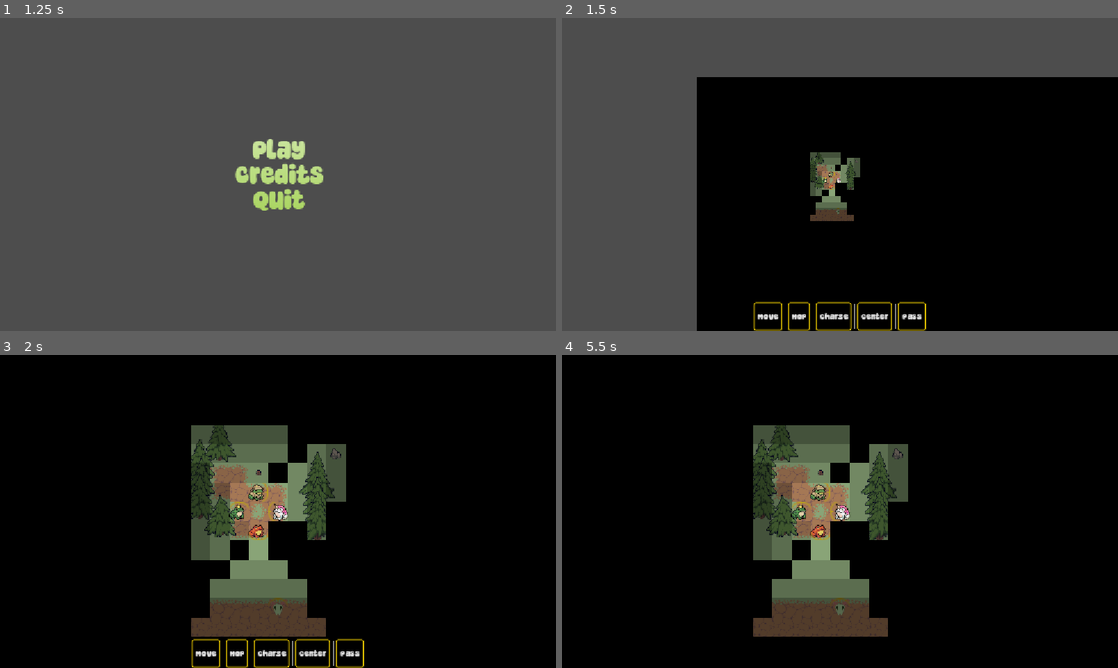
Above: before the commit, frames 1-4 (two rows, left to right).
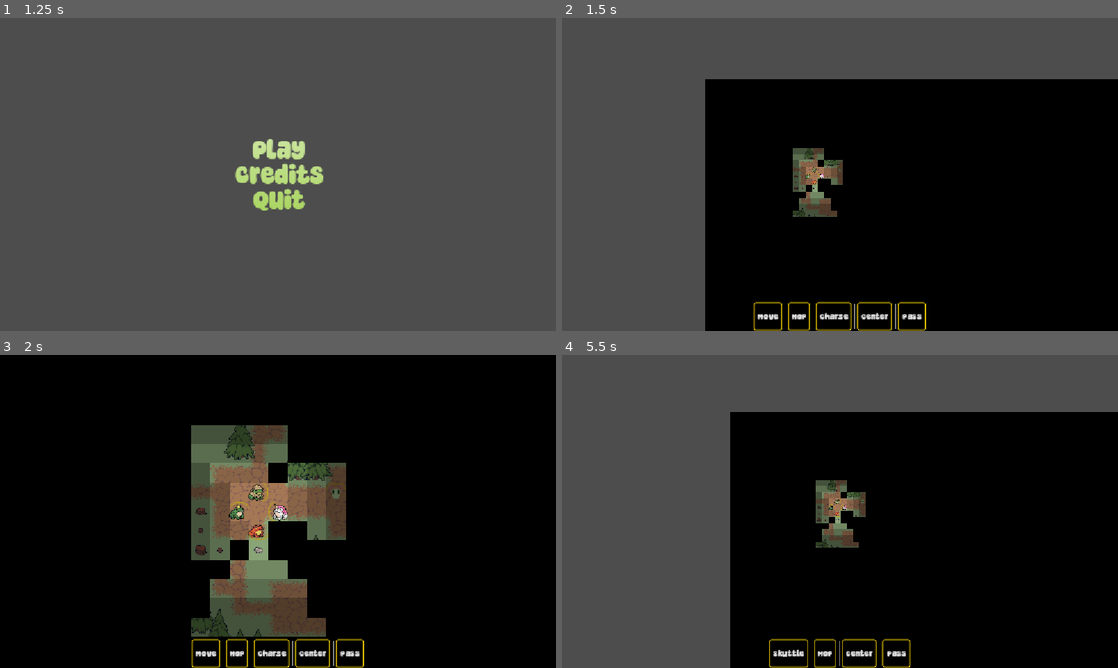
Above: after the commit, the same moments.

Repository: Habidakus/wild-jam-98-signal
Game: Godot game, scene res://scenes/main.tscn
The game is run twice, just before and just after one commit, with the same random seed, the same clock (stepped at 60 frames per second) and the same inputs.
Inputs (mouse positions are in pixels of both pictures, inside the frame that each line leads up to):
- Up to frame 1 (1.25 s): tap Enter at 0.5 s; move the mouse to (400, 158) at 0.52 s; click (400, 158) at 0.67 s
- Up to frame 2 (1.5 s): click "Play" at 1.25 s
- Up to frame 3 (2 s): no input
- Up to frame 4 (5.5 s): click "Move" at 2 s; click "Hop" at 2.75 s; click "Charge" at 3.5 s; click "Center" at 4.25 s; click "Pass" at 5 s

Frame 1 is identical in both runs. In frame 2, 3.7% of the frame differs, in the area x 24-100%, y 18-100%; in frame 3, 6.5%; in frame 4, 57%, in the area x 0-100%, y 0-100%.

Commit message:
Added victory and defeat conditions, added music player, updated credits

Diff:
--- a/project.godot
+++ b/project.godot
@@ -15,6 +15,10 @@
 config/features=PackedStringArray("4.7", "GL Compatibility")
 boot_splash/image="uid://dqd4hclluv2vb"
 config/icon="res://icon.svg"
+
+[autoload]
+
+GlobalMusic="*uid://dgioidd8h8iqi"
 
 [display]
 
--- a/scenes/main.tscn
+++ b/scenes/main.tscn
@@ -5,6 +5,8 @@
 [ext_resource type="PackedScene" uid="uid://8ntctxucj2yg" path="res://scenes/sms_menu.tscn" id="3_sugp2"]
 [ext_resource type="PackedScene" uid="uid://de1533io65jsv" path="res://scenes/sms_credits.tscn" id="4_jyhfs"]
 [ext_resource type="PackedScene" uid="uid://d18ii7nwlpaxf" path="res://scenes/sms_play.tscn" id="5_tbgi4"]
+[ext_resource type="PackedScene" uid="uid://bskpfdcr50te5" path="res://scenes/sms_defeat.tscn" id="6_tefeu"]
+[ext_resource type="PackedScene" uid="uid://dayiday7wei7e" path="res://scenes/sms_victory.tscn" id="7_o6xl0"]
 
 [node name="Main" type="Control" unique_id=1782326751]
 layout_mode = 3
@@ -33,3 +35,10 @@
 next_state = NodePath("../SMS_Menu")
 
 [node name="SMS_Play" parent="StateMachine" unique_id=191438879 instance=ExtResource("5_tbgi4")]
+
+[node name="SMS_Defeat" parent="StateMachine" unique_id=355198072 node_paths=PackedStringArray("next_state") instance=ExtResource("6_tefeu")]
+visible = false
+next_state = NodePath("../SMS_Menu")
+
+[node name="SMS_Victory" parent="StateMachine" unique_id=1020829762 instance=ExtResource("7_o6xl0")]
+visible = false
--- a/scenes/sms_credits.tscn
+++ b/scenes/sms_credits.tscn
@@ -28,19 +28,6 @@
 theme_override_constants/v_separation = 16
 columns = 2
 
-[node name="FontAttr" type="Label" parent="CenterContainer/GridContainer" unique_id=812837505]
-material = ExtResource("2_75j4y")
-layout_mode = 2
-theme_override_font_sizes/font_size = 44
-text = "Super Frog font:"
-horizontal_alignment = 2
-
-[node name="FontValue" type="Label" parent="CenterContainer/GridContainer" unique_id=1159938181]
-material = ExtResource("2_75j4y")
-layout_mode = 2
-theme_override_font_sizes/font_size = 44
-text = "fsuarez913"
-
 [node name="ProgAttr" type="Label" parent="CenterContainer/GridContainer" unique_id=1214270479]
 material = ExtResource("2_75j4y")
 layout_mode = 2
@@ -67,6 +54,19 @@
 theme_override_font_sizes/font_size = 44
 text = "Jesse Decker"
 
+[node name="FontAttr" type="Label" parent="CenterContainer/GridContainer" unique_id=812837505]
+material = ExtResource("2_75j4y")
+layout_mode = 2
+theme_override_font_sizes/font_size = 44
+text = "Super Frog font:"
+horizontal_alignment = 2
+
+[node name="FontValue" type="Label" parent="CenterContainer/GridContainer" unique_id=1159938181]
+material = ExtResource("2_75j4y")
+layout_mode = 2
+theme_override_font_sizes/font_size = 44
+text = "fsuarez913"
+
 [node name="SwampAssetsAttr" type="Label" parent="CenterContainer/GridContainer" unique_id=1126099448]
 material = ExtResource("2_75j4y")
 layout_mode = 2
@@ -79,3 +79,29 @@
 layout_mode = 2
 theme_override_font_sizes/font_size = 44
 text = "CraftPix.net"
+
+[node name="FrogSpritesAttr" type="Label" parent="CenterContainer/GridContainer" unique_id=2110904296]
+material = ExtResource("2_75j4y")
+layout_mode = 2
+theme_override_font_sizes/font_size = 44
+text = "Frog Sprites:"
+horizontal_alignment = 2
+
+[node name="FrogSpritesValue" type="Label" parent="CenterContainer/GridContainer" unique_id=1580277294]
+material = ExtResource("2_75j4y")
+layout_mode = 2
+theme_override_font_sizes/font_size = 44
+text = "Kelano Studio"
+
+[node name="MusicAttr" type="Label" parent="CenterContainer/GridContainer" unique_id=758219135]
+material = ExtResource("2_75j4y")
+layout_mode = 2
+theme_override_font_sizes/font_size = 44
+text = "Music:"
+horizontal_alignment = 2
+
+[node name="MusicValue" type="Label" parent="CenterContainer/GridContainer" unique_id=1390285721]
+material = ExtResource("2_75j4y")
+layout_mode = 2
+theme_override_font_sizes/font_size = 44
+text = "Caffeine Creek"
--- /dev/null
+++ b/scenes/sms_defeat.tscn
@@ -0,0 +1,38 @@
+[gd_scene format=3 uid="uid://bskpfdcr50te5"]
+
+[ext_resource type="Script" uid="uid://b7syegd82vm1t" path="res://addons/statemachine/StateMachineState_AnyKeyToContinue.gd" id="1_nfnwr"]
+[ext_resource type="Material" uid="uid://def3krwy2nsvo" path="res://art/green_graient.tres" id="2_3imes"]
+
+[node name="sms_defeat" type="Control" unique_id=355198072]
+layout_mode = 3
+anchors_preset = 15
+anchor_right = 1.0
+anchor_bottom = 1.0
+grow_horizontal = 2
+grow_vertical = 2
+script = ExtResource("1_nfnwr")
+metadata/_custom_type_script = "uid://b7syegd82vm1t"
+
+[node name="Label" type="Label" parent="." unique_id=1074523704]
+material = ExtResource("2_3imes")
+layout_mode = 1
+anchors_preset = 8
+anchor_left = 0.5
+anchor_top = 0.5
+anchor_right = 0.5
+anchor_bottom = 0.5
+offset_left = -398.5
+offset_top = -148.5
+offset_right = 398.5
+offset_bottom = 148.5
+grow_horizontal = 2
+grow_vertical = 2
+theme_override_font_sizes/font_size = 52
+text = "The valiant frog signal corps
+have been devestated by the
+cruel forces of the mothmen.
+
+What fate now befalls
+the swamp?"
+horizontal_alignment = 1
+vertical_alignment = 1
--- /dev/null
+++ b/scenes/sms_victory.tscn
@@ -0,0 +1,37 @@
+[gd_scene format=3 uid="uid://dayiday7wei7e"]
+
+[ext_resource type="Script" uid="uid://b7syegd82vm1t" path="res://addons/statemachine/StateMachineState_AnyKeyToContinue.gd" id="1_hlu72"]
+[ext_resource type="Material" uid="uid://def3krwy2nsvo" path="res://art/green_graient.tres" id="2_pm12o"]
+
+[node name="sms_victory" type="Control" unique_id=355198072]
+layout_mode = 3
+anchors_preset = 15
+anchor_right = 1.0
+anchor_bottom = 1.0
+grow_horizontal = 2
+grow_vertical = 2
+script = ExtResource("1_hlu72")
+metadata/_custom_type_script = "uid://b7syegd82vm1t"
+
+[node name="Label" type="Label" parent="." unique_id=1074523704]
+material = ExtResource("2_pm12o")
+layout_mode = 1
+anchors_preset = 8
+anchor_left = 0.5
+anchor_top = 0.5
+anchor_right = 0.5
+anchor_bottom = 0.5
+offset_left = -398.5
+offset_top = -148.5
+offset_right = 398.5
+offset_bottom = 148.5
+grow_horizontal = 2
+grow_vertical = 2
+theme_override_font_sizes/font_size = 52
+text = "The valiant frog signal corps
+have purged the swamp
+of the last
+of the dreaded
+mothmen."
+horizontal_alignment = 1
+vertical_alignment = 1
--- /dev/null
+++ b/scripts/global_music.gd
@@ -0,0 +1,24 @@
+class_name Music extends Node
+
+static var _music_player: AudioStreamPlayer2D = AudioStreamPlayer2D.new()
+static var _base_db: float = -10.0
+static var _min_db: float = -40.0
+
+func _ready() -> void:
+	var stream: AudioStream = load("res://sounds/music/caffeine_creek_band-i-caint-keep-still-832.mp3")
+	_music_player.stream = stream
+	#_base_db = _music_player.volume_db
+	_music_player.volume_db = _min_db
+	get_tree().current_scene.add_child(_music_player)
+	_music_player.play()
+	fade_in()
+
+
+static func fade_in() -> void:
+	var tween: Tween = _music_player.create_tween()
+	tween.tween_property(_music_player, "volume_db", _base_db, 1.5).set_ease(Tween.EASE_OUT)
+
+
+static func fade_out() -> void:
+	var tween: Tween = _music_player.create_tween()
+	tween.tween_property(_music_player, "volume_db", _min_db, 2.5).set_ease(Tween.EASE_OUT)
--- a/scripts/sms_play.gd
+++ b/scripts/sms_play.gd
@@ -1,7 +1,15 @@
 class_name Play extends StateMachineState
 
 
-enum PlayState { UNDEFINED, SETUP_COMMAND, AWAITING_COMMAND_SELECTION, AWAITING_COMMAND_CONFIGURATION, ANIMATING_COMMAND }
+enum PlayState {
+	UNDEFINED,
+	SETUP_COMMAND,
+	AWAITING_COMMAND_SELECTION,
+	AWAITING_COMMAND_CONFIGURATION,
+	ANIMATING_COMMAND,
+	TRANSITION_TO_DEFEAT,
+	TRANSITION_TO_VICTORY
+}
 
 
 var _play_state: PlayState = PlayState.UNDEFINED
@@ -33,12 +41,18 @@
 
 #const _footstep_time: float = 0.66
 
+func exit_state(next_state: StateMachineState) -> void:
+	%Camera2D.position = size / 2.0
+	Music.fade_in()
+	super.exit_state(next_state)
+
 
 func enter_state() -> void:
 	super.enter_state()
 	%Camera2D.position = size / 2.0
 	%PlayerControlls.show()
 	%TerrainLayer.clear()
+	Music.fade_out()
 	#var noise: FastNoiseLite = FastNoiseLite.new()
 	#noise.noise_type = FastNoiseLite.TYPE_SIMPLEX # FastNoiseLite.TYPE_PERLIN
 	#noise.frequency = 16.45
@@ -87,8 +101,8 @@
 				#%TerrainLayer.set_cell(loc, 1, atlas)
 
 	################################
-	#var import_terrain_ps: PackedScene = load("res://maps/levels/1_defendfrogvillage.tscn")
-	var import_terrain_ps: PackedScene = load("res://maps/levels/3_elitebattle.tscn")
+	var import_terrain_ps: PackedScene = load("res://maps/levels/1_defendfrogvillage.tscn")
+	#var import_terrain_ps: PackedScene = load("res://maps/levels/3_elitebattle.tscn")
 	var import_terrain: TileMapLayer = import_terrain_ps.instantiate()
 	(%TerrainLayer as TileMapLayer).clear()
 	(%TerrainLayer as TileMapLayer).tile_set = import_terrain.tile_set
@@ -252,6 +266,10 @@
 			_process_awaiting_command_configuration(delta, current_entry[0], current_entry[1])
 		PlayState.ANIMATING_COMMAND:
 			_process_animating_command(delta, current_entry[0], current_entry[1])
+		PlayState.TRANSITION_TO_DEFEAT:
+			pass
+		PlayState.TRANSITION_TO_VICTORY:
+			pass
 		_:
 			assert(false, "Bad Play State: %s" % [_play_state])
 
@@ -332,11 +350,19 @@
 
 
 func _lose() -> void:
-	our_state_machine.switch_state("sms_defeat")
+	_play_state = PlayState.TRANSITION_TO_DEFEAT
+	var end_tween: Tween = create_tween()
+	end_tween.tween_interval(2.0)
+	end_tween.tween_callback(Callable(Music, "fade_in"))
+	end_tween.tween_callback(Callable(our_state_machine, "switch_state").bind("SMS_Defeat"))
 
 
 func _win() -> void:
-	our_state_machine.switch_state("sms_victory")
+	_play_state = PlayState.TRANSITION_TO_VICTORY
+	var end_tween: Tween = create_tween()
+	end_tween.tween_interval(2.0)
+	end_tween.tween_callback(Callable(Music, "fade_in"))
+	end_tween.tween_callback(Callable(our_state_machine, "switch_state").bind("SMS_Victory"))
 
 
 func _kill(target: UnitGraphic, tween: Tween) -> void:
Not shown, added: scripts/global_music.gd.uid
